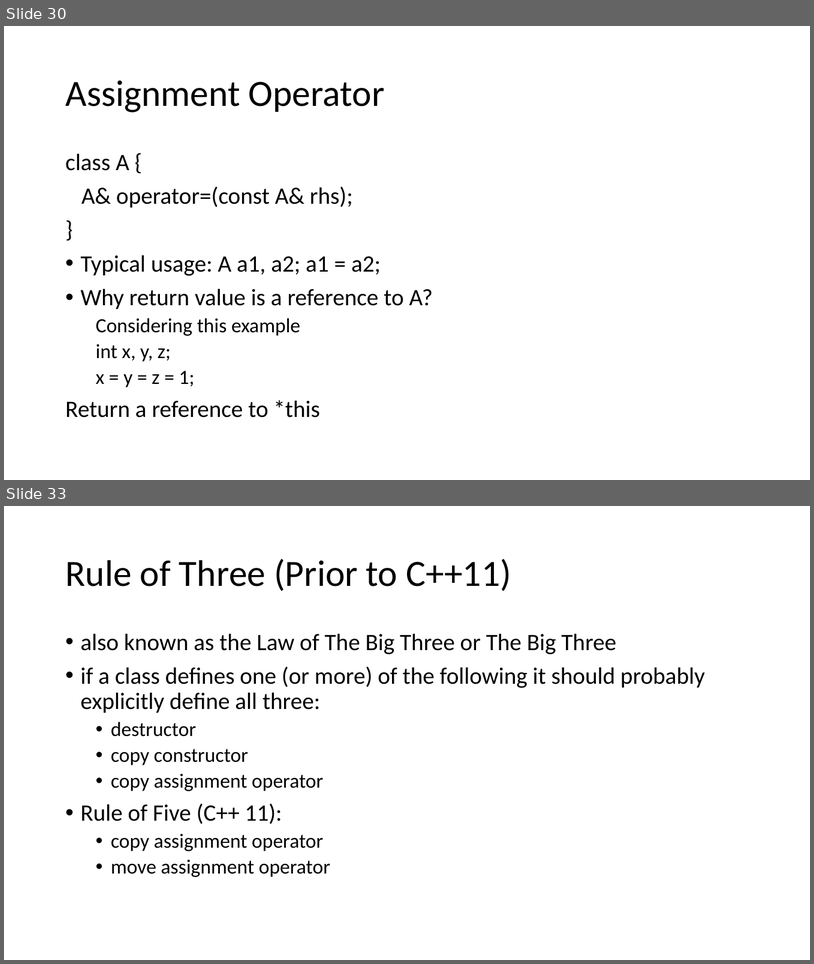
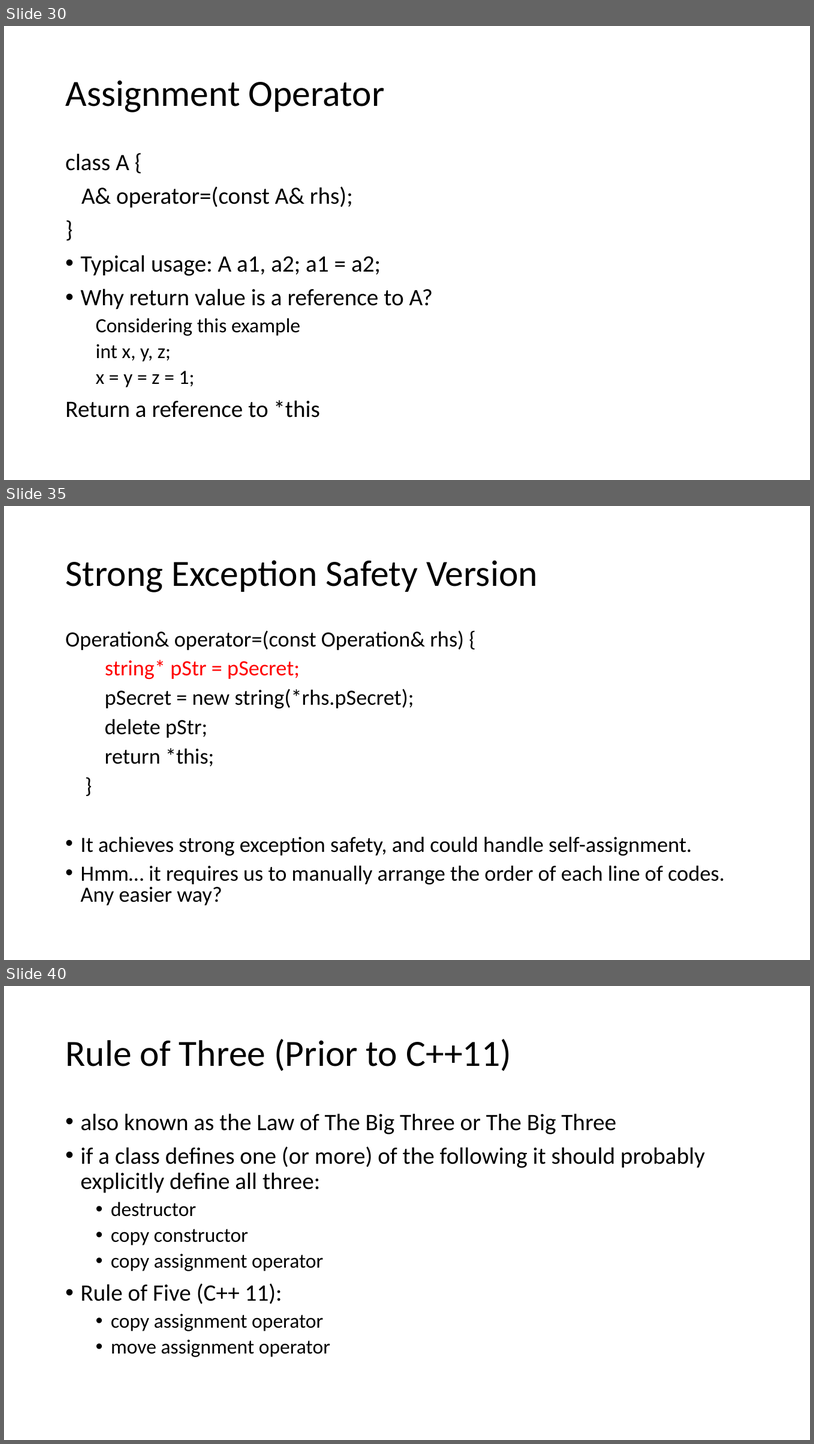
Before and after one commit to winniegy/MyPublic, a slide deck: cppTechniques/C++ Techniques 01.pptx. Shown one above the other, each under a label of ours: slides 30 and 33 before the commit, slides 30, 35 and 40 after it; the slides between them are not shown. The pictures are 814x964 and 814x1444 pixels, drawn with LibreOffice and Linux fonts; fonts in the diff are those of the drawing. Boxes give left, top, right and bottom in pixels: in the first picture for what was removed or moved away, otherwise in the second. Text is boxed around its words. In the diff, an @@ line names an element or a change of style, - is before the commit and + after.

```diff
--- a/cppTechniques/C++ Techniques 01.pptx
+++ b/cppTechniques/C++ Techniques 01.pptx
@@ slide 35 added at [4, 506, 810, 960], background #FFFFFF @@
@@ title added at [65, 560, 538, 592], 44 pt, text #000000 @@
+Strong Exception Safety Version
@@ text added at [65, 630, 725, 905], 25.9 pt, text #000000 @@
+Operation& operator=(const Operation& rhs) {
+string* pStr = pSecret;
+pSecret = new string(*rhs.pSecret);
+delete pStr;
+return *this;
+}
+• It achieves strong exception safety, and could handle self-assignment.
+• Hmm… it requires us to manually arrange the order of each line of codes.
+  Any easier way?
@@ what was slide 33 is now slide 40 @@
```
Also in this commit, not shown: 3 slides changed, 8 other slides added, 11 other files.
